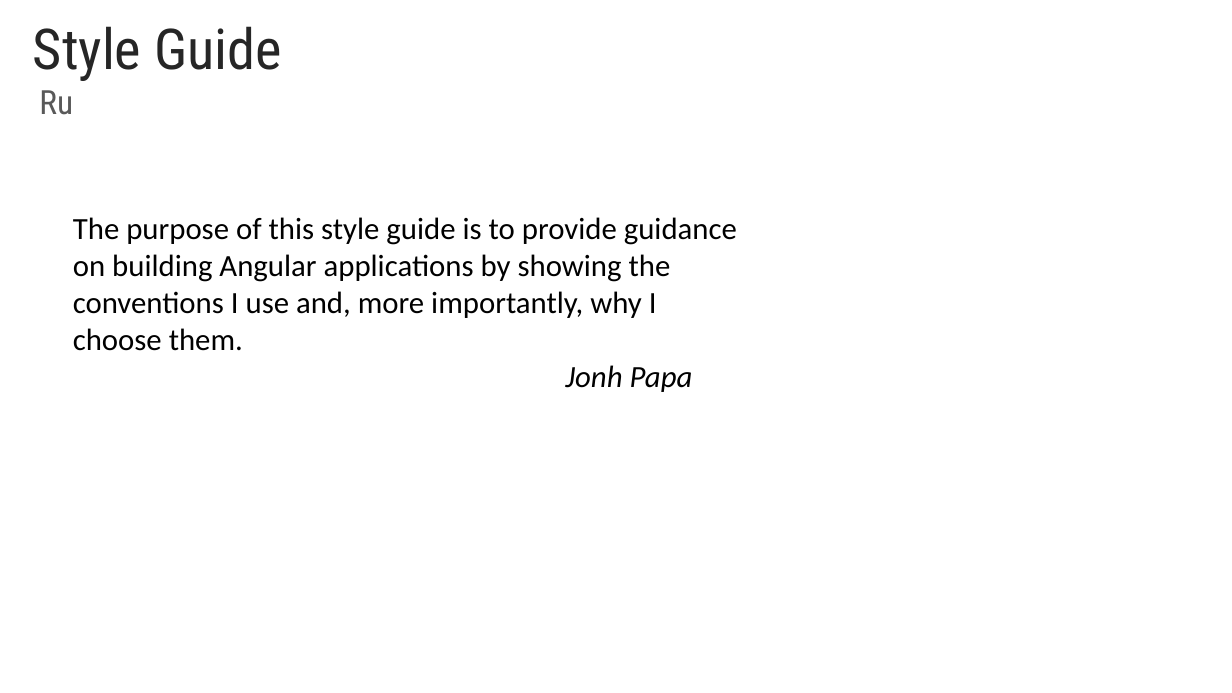
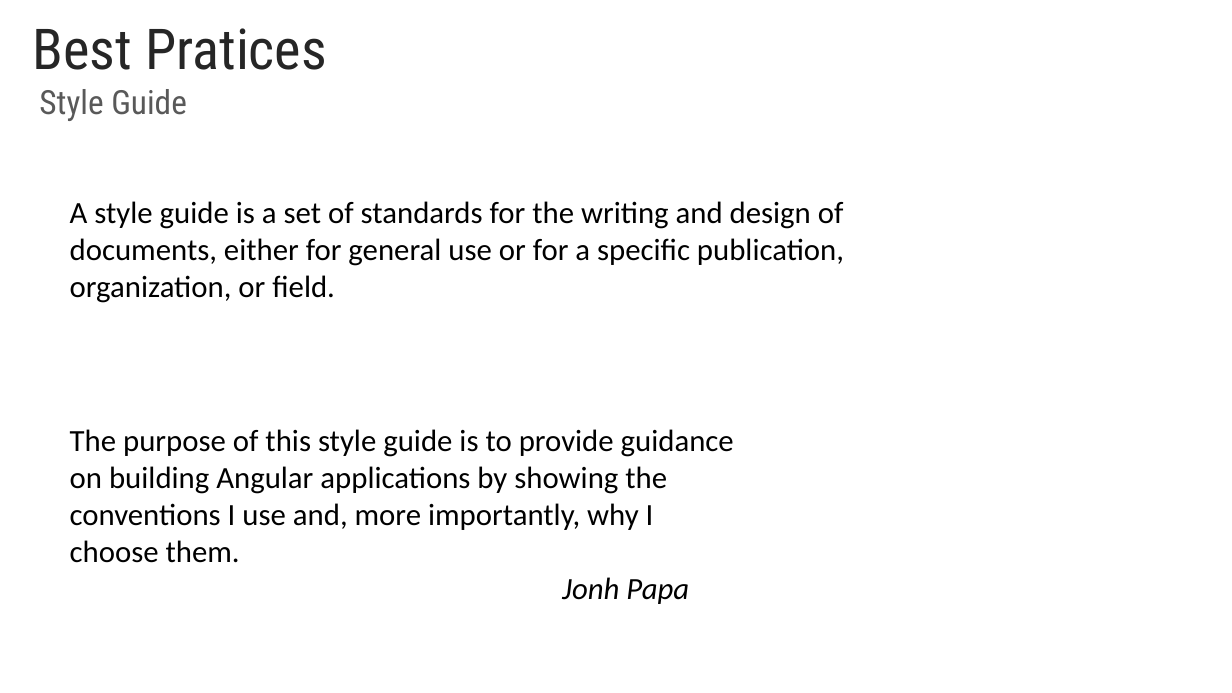
Before and after one commit to rached193/AngularWorkshop-20181116, a slide deck: slide 5 of 01_best_practices/01_best_practices.pptx (slide 6 before the commit). Drawn at 1232x693 pixels with LibreOffice and Linux fonts; fonts in the diff are those of the drawing; background and template pictures are left out. Boxes give left, top, right and bottom in pixels: in the first picture for what was removed or moved away, otherwise in the second. Text is boxed around its words. In the diff, an @@ line names an element or a change of style, - is before the commit and + after.

```diff
--- a/01_best_practices/01_best_practices.pptx
+++ b/01_best_practices/01_best_practices.pptx
@@ title at bbox=[33, 28, 327, 70]: text changed @@
-Style Guide
+Best Pratices
@@ text at bbox=[39, 89, 187, 121]: text changed @@
-Ru
+Style Guide
@@ text added at bbox=[70, 201, 844, 303], 24 pt, text #000000 @@
+A style guide is a set of standards for the writing and design of documents, either for general use or for a specific publication, organization, or field.
@@ text "The purpose of this style ...": place and size @@
-text "The purpose of this style ..." at bbox=[73, 217, 737, 392]
+text "The purpose of this style ..." at bbox=[70, 429, 734, 604]
```
Also in this commit, not shown: 6 other slides changed, 6 slides added, 4 slides removed.
